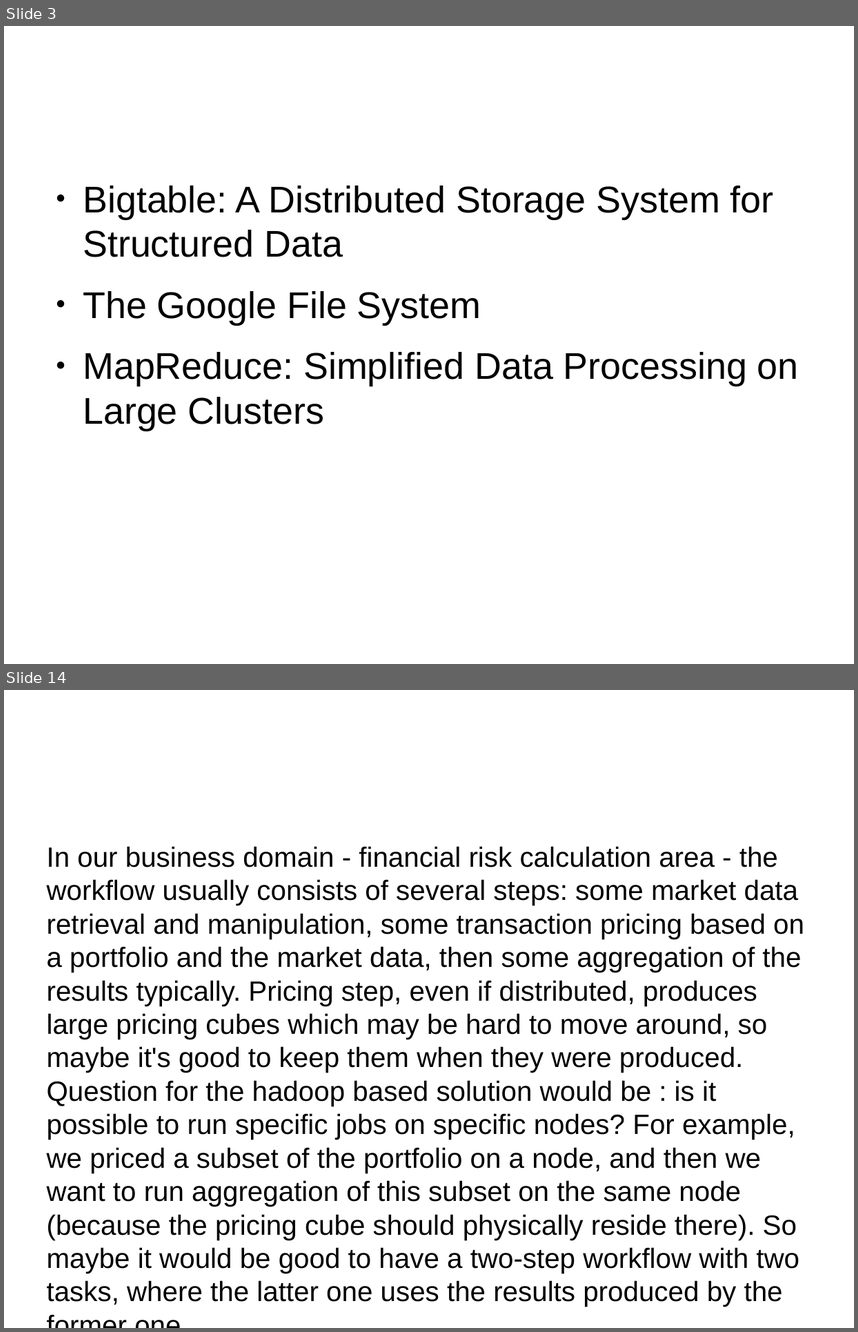
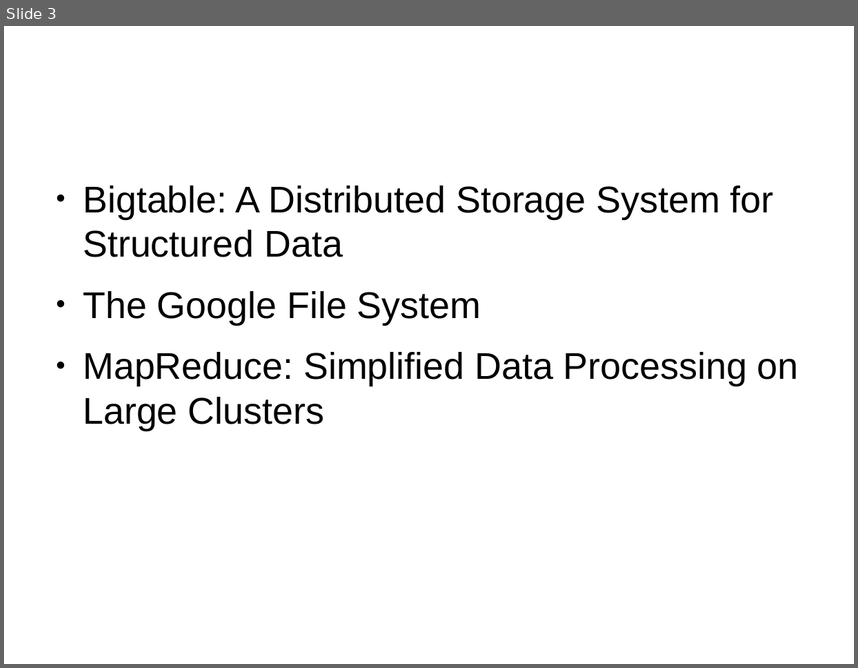
Before and after one commit to dsikar/GMSHadoopWorkshop, a slide deck: slides/01-HadoopIn5Minutes.odp. Shown one above the other, each under a label of ours: slides 3 and 14 before the commit, slide 3 after it; the slides between them are not shown. The pictures are 858x1332 and 858x668 pixels, drawn with LibreOffice and Linux fonts; fonts in the diff are those of the drawing; background and template pictures are left out. Boxes give left, top, right and bottom in pixels: in the first picture for what was removed or moved away, otherwise in the second. Text is boxed around its words. In the diff, an @@ line names an element or a change of style, - is before the commit and + after.

```diff
--- a/slides/01-HadoopIn5Minutes.odp
+++ b/slides/01-HadoopIn5Minutes.odp
@@ slide 14 removed at <box>4,690,854,1328</box>, background picture (left out) @@
@@ title removed at <box>46,714,812,819</box> @@
-Goals
@@ subtitle removed at <box>47,846,804,1306</box> @@
-In our business domain - financial risk calculation area - the workflow usually consists of several steps: some market data retrieval and manipulation, some transaction pricing based on a portfolio and the market data, then some aggregation of the results typically. Pricing step, even if distributed, produces large pricing cubes which may be hard to move around, so maybe it's good to keep them when they were produced. Question for the hadoop based solution would be : is it possible to run specific jobs on specific nodes? For example, we priced a subset of the portfolio on a node, and then we want to run aggregation of this subset on the same node (because the pricing cube should physically reside there). So maybe it would be good to have a two-step workflow with two tasks, where the latter one uses the results produced by the former one.
```
Also in this commit, not shown: 1 slide changed, 10 other slides removed, 10 other files.
